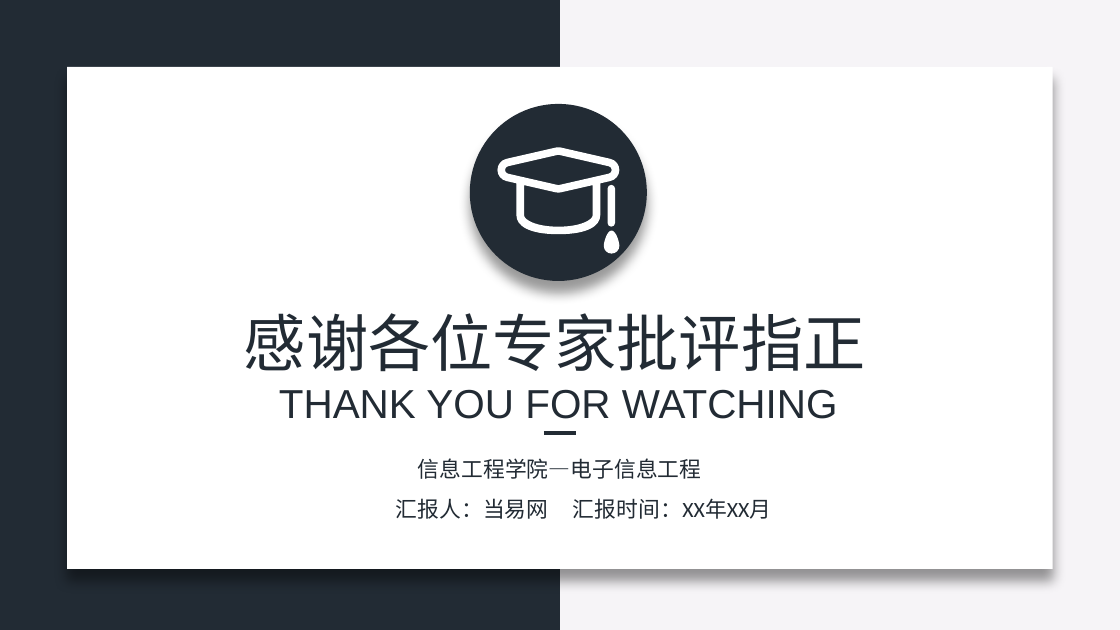
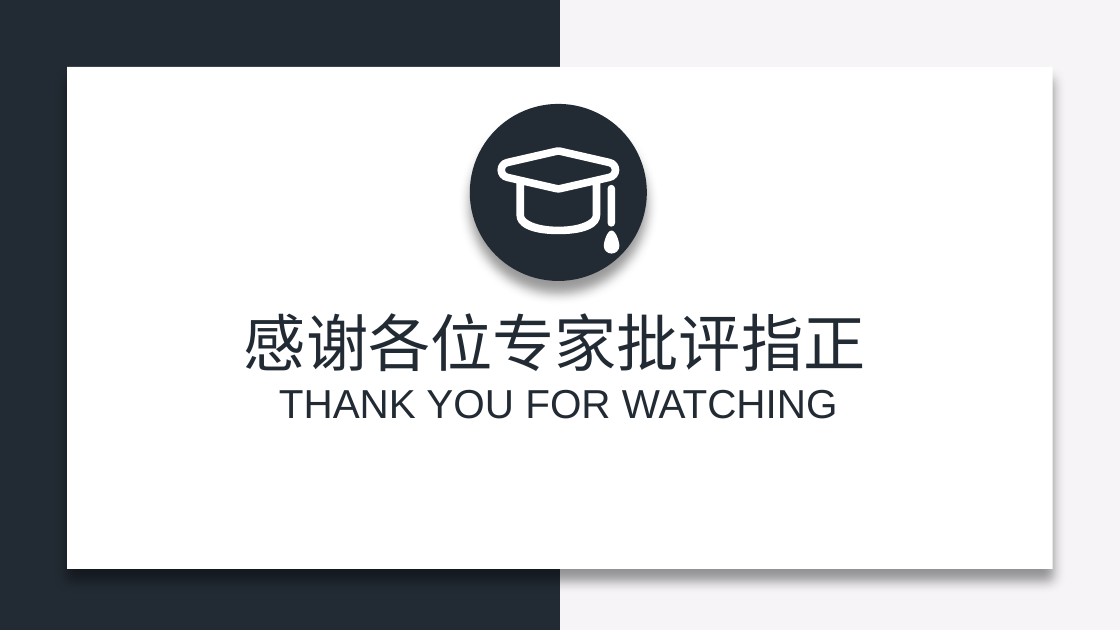
Before and after one commit to zeemeil/zeemeil.github.io, a slide deck: slide 14 of files/doctoral_dissertation_proposal.pptx (slide 17 before the commit). Drawn at 1120x630 pixels with LibreOffice and Linux fonts; fonts in the diff are those of the drawing. Boxes give left, top, right and bottom in pixels: in the first picture for what was removed or moved away, otherwise in the second. Text is boxed around its words. In the diff, an @@ line names an element or a change of style, - is before the commit and + after.

```diff
--- a/files/doctoral_dissertation_proposal.pptx
+++ b/files/doctoral_dissertation_proposal.pptx
@@ line removed from (544, 433) to (576, 433) @@
@@ text removed at <box>418,458,702,479</box> @@
-信息工程学院—电子信息工程
@@ text removed at <box>396,498,771,519</box> @@
-汇报人：当易网 汇报时间：XX年XX月
```
Also in this commit, not shown: 7 other slides changed, 4 slides added, 7 slides removed, 14 other files.
